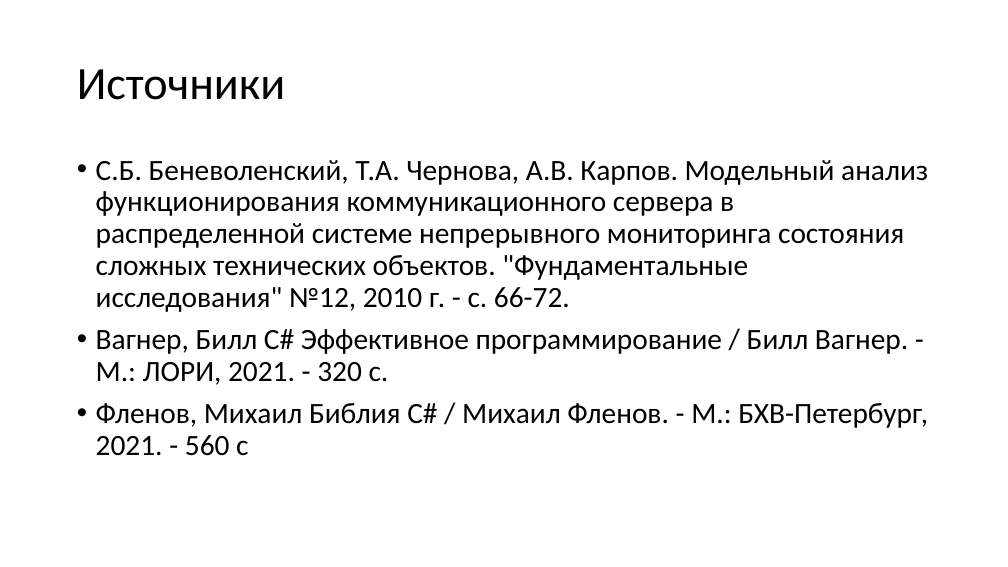
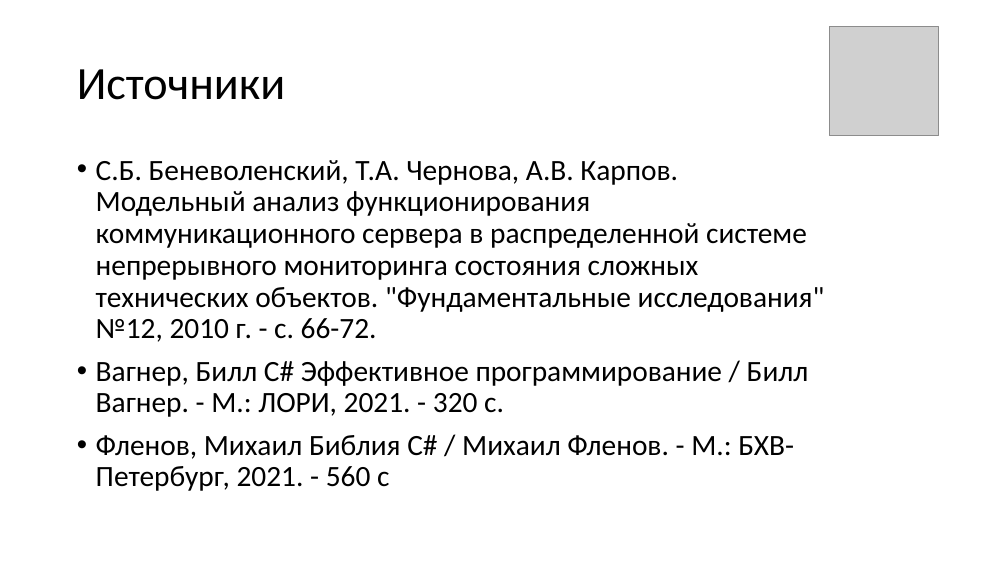
Before and after one commit to SkiStalker/BachelorsDegree, a slide deck: slide 15 of text/Масштабирование_вычислительных_мощностей.pptx (slide 11 before the commit). Drawn at 1008x567 pixels with LibreOffice and Linux fonts; fonts in the diff are those of the drawing; grey boxes stand for pictures. Boxes give left, top, right and bottom in pixels: in the first picture for what was removed or moved away, otherwise in the second. Text is boxed around its words. In the diff, an @@ line names an element or a change of style, - is before the commit and + after.

```diff
--- a/text/Масштабирование_вычислительных_мощностей.pptx
+++ b/text/Масштабирование_вычислительных_мощностей.pptx
@@ picture added at (830, 26, 939, 136) @@
@@ text "С.Б. Беневоленский, Т.А. Чернова, А.В. ..." rewrapped from (96, 160, 928, 456) to (96, 160, 825, 491) @@
```
Also in this commit, not shown: 7 other slides changed, 8 slides added, 3 slides removed, 3 other files.
